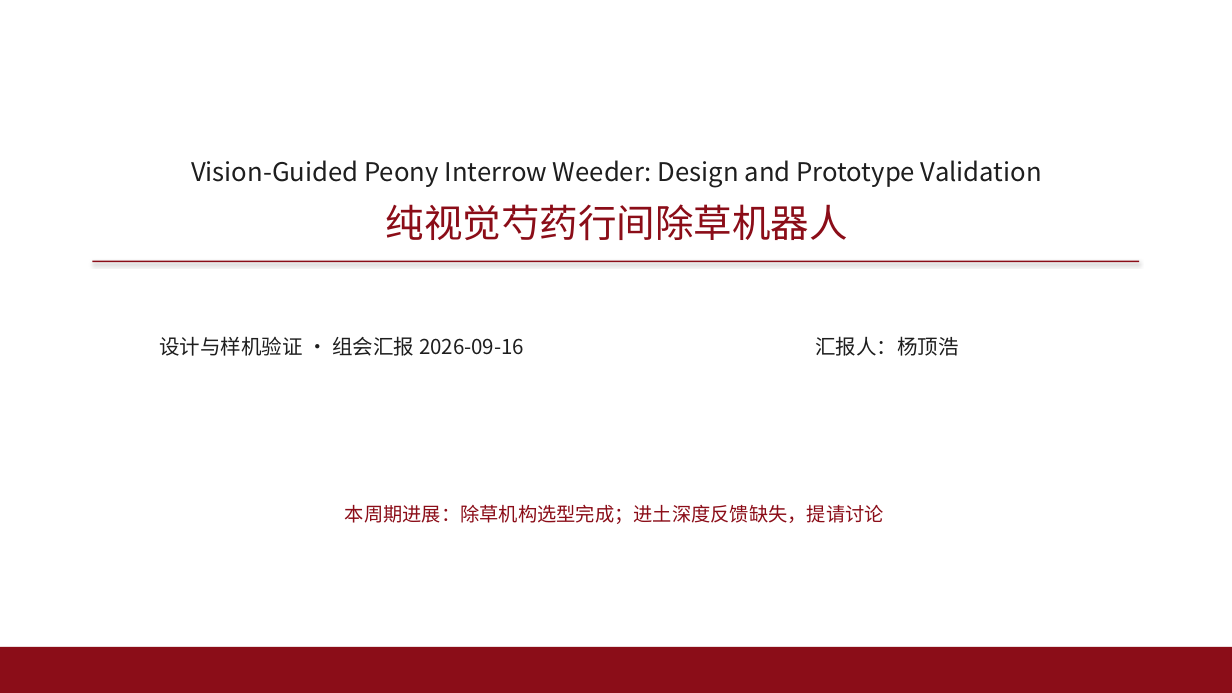
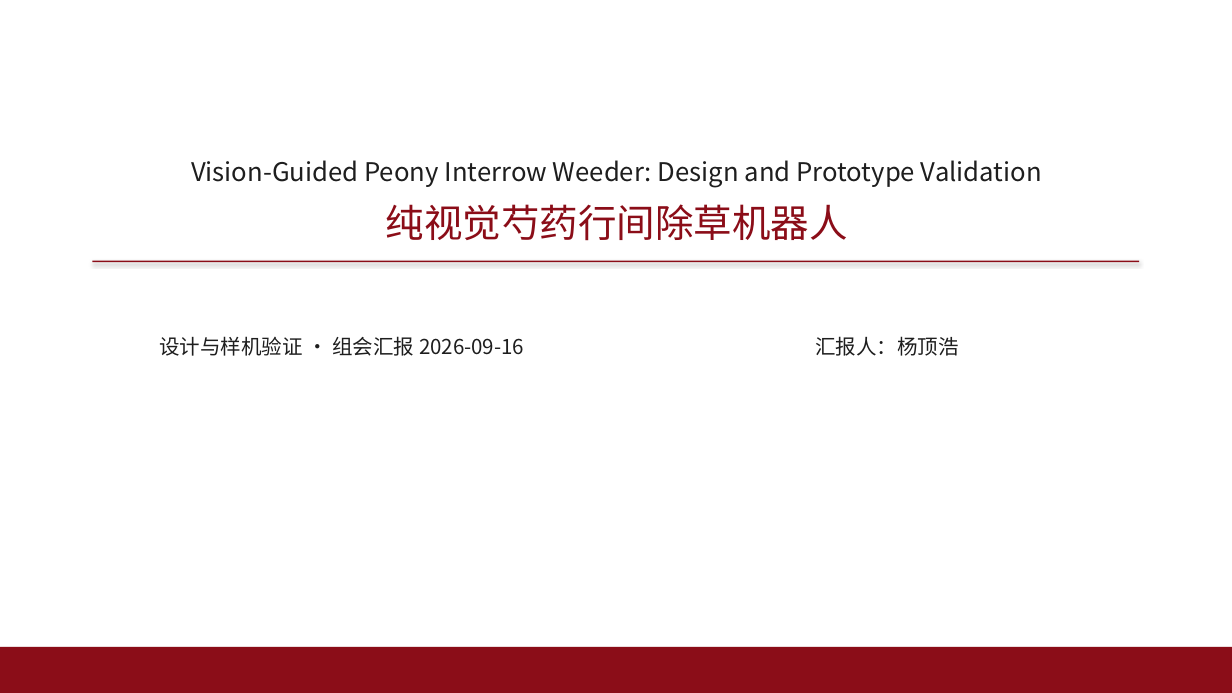
Before and after one commit to dangan2276326123-svg/zcode-chucao, a slide deck: slide 1 of docs/组会汇报_20260916/组会汇报_纯视觉芍药行间除草机器人_20260916.pptx. Drawn at 1232x693 pixels with LibreOffice and Linux fonts; fonts in the diff are those of the drawing. Boxes give left, top, right and bottom in pixels: in the first picture for what was removed or moved away, otherwise in the second. Text is boxed around its words. In the diff, an @@ line names an element or a change of style, - is before the commit and + after.

```diff
--- a/docs/组会汇报_20260916/组会汇报_纯视觉芍药行间除草机器人_20260916.pptx
+++ b/docs/组会汇报_20260916/组会汇报_纯视觉芍药行间除草机器人_20260916.pptx
@@ text removed at [345,505,884,524] @@
-本周期进展：除草机构选型完成；进土深度反馈缺失，提请讨论
```
Also in this commit, not shown: 12 other slides changed, 2 other files.
